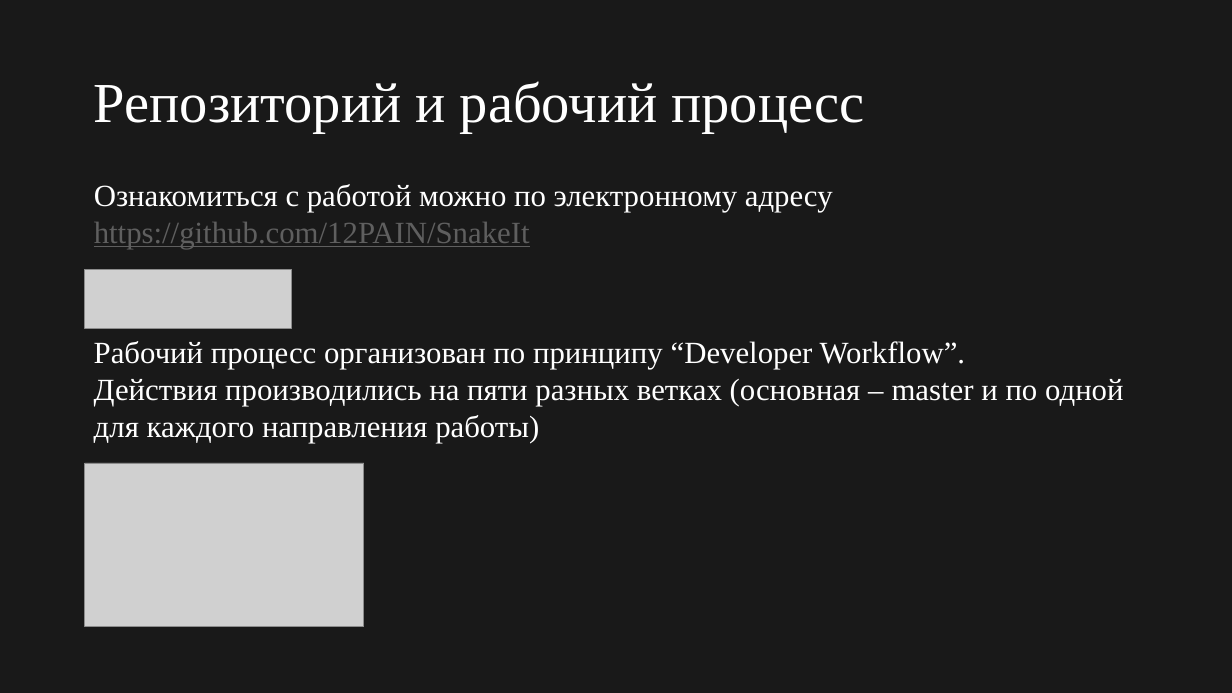
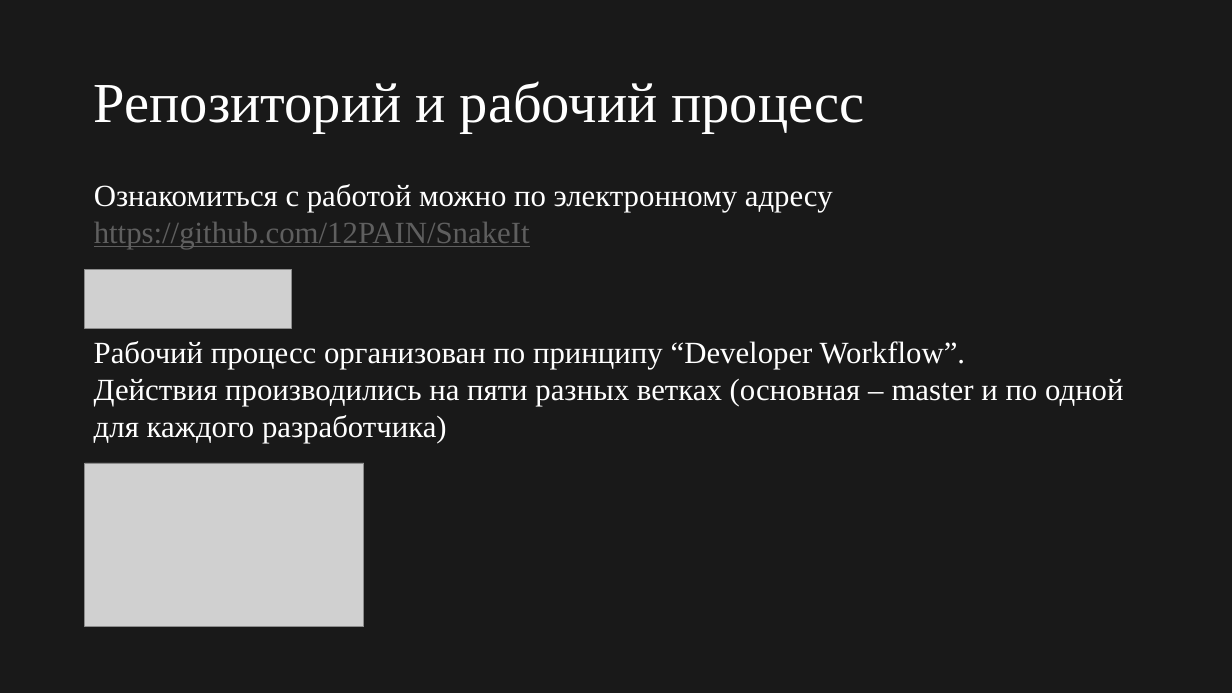
Before and after one commit to 12PAIN/SnakeIt, a slide deck: slide 6 of Report/Presentation.pptx. Drawn at 1232x693 pixels with LibreOffice and Linux fonts; fonts in the diff are those of the drawing; grey boxes stand for pictures. Boxes give left, top, right and bottom in pixels: in the first picture for what was removed or moved away, otherwise in the second. Text is boxed around its words. In the diff, an @@ line names an element or a change of style, - is before the commit and + after.

```diff
--- a/Report/Presentation.pptx
+++ b/Report/Presentation.pptx
@@ text at (94, 379, 1124, 443): text changed @@
-Действия производились на пяти разных ветках (основная – master и по одной для каждого направления работы)
+Действия производились на пяти разных ветках (основная – master и по одной для каждого разработчика)
```
Also in this commit, not shown: 1 other slide changed, 5 slides added, 1 slide removed, 3 other files.
